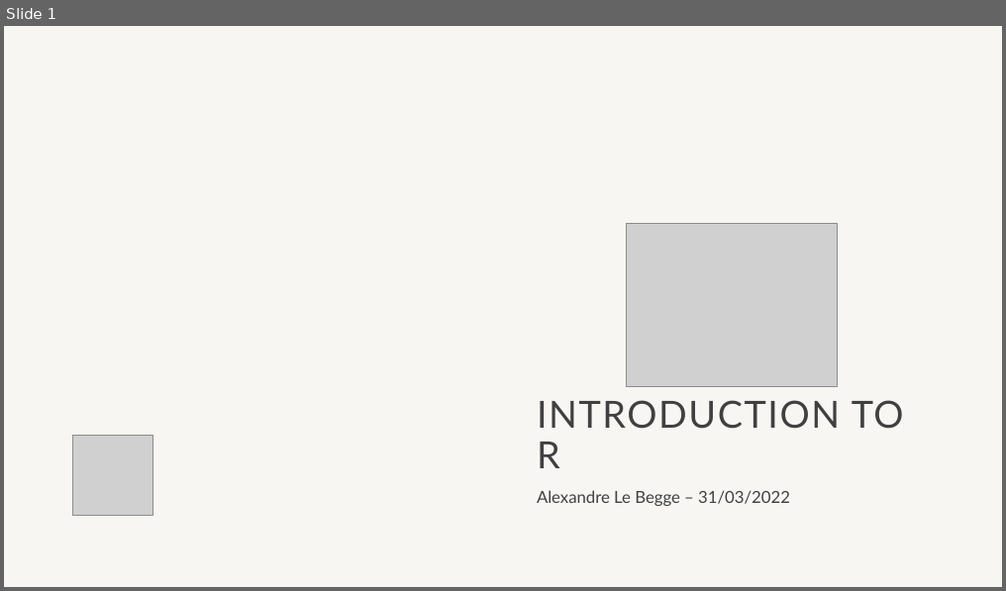
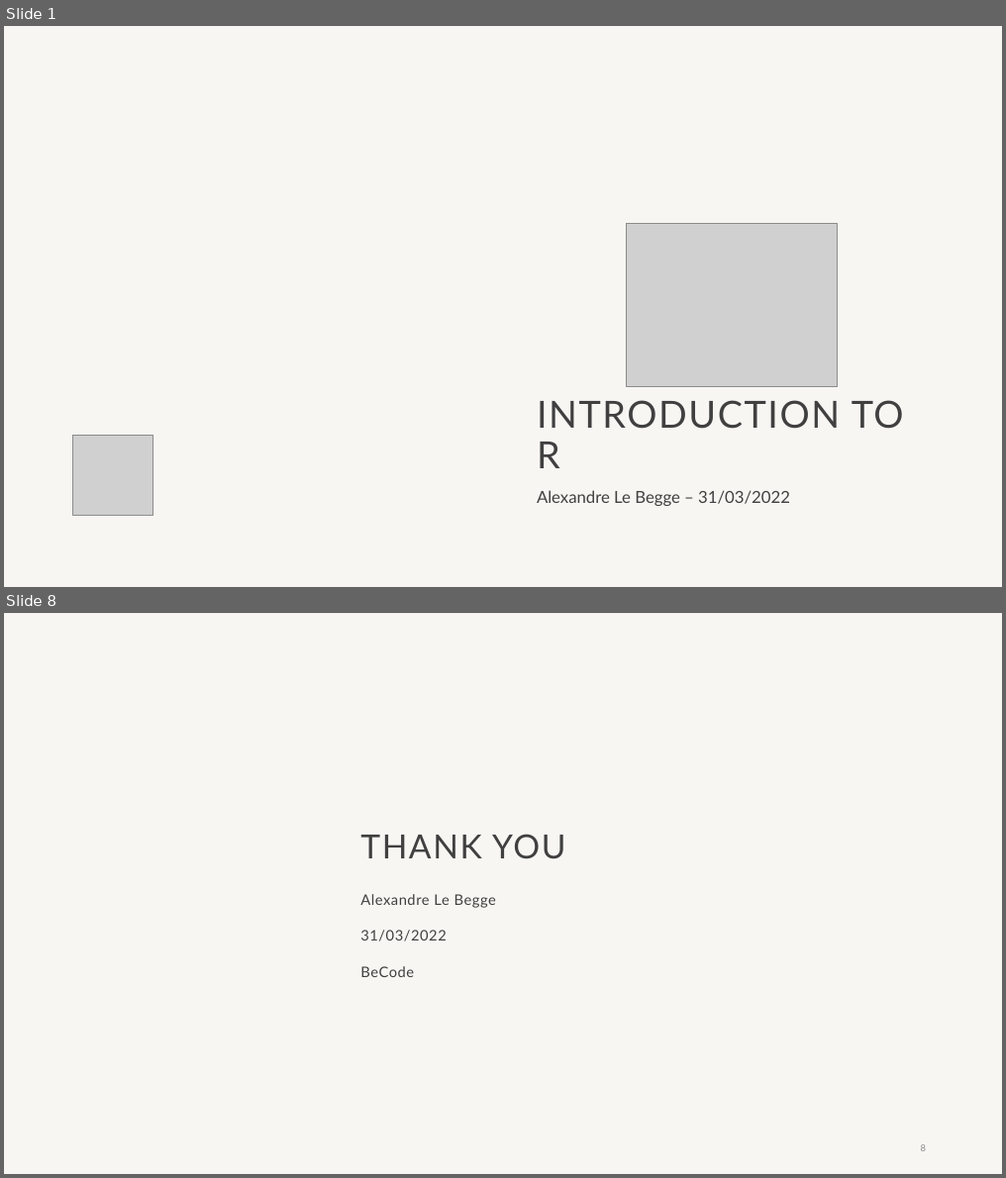
Before and after one commit to alebegge/techtalks, a slide deck: Intro_to_R.pptx. Shown one above the other, each under a label of ours: slide 1 before the commit, slides 1 and 8 after it; the slides between them are not shown. The pictures are 1006x591 and 1006x1178 pixels, drawn with LibreOffice and Linux fonts; fonts in the diff are those of the drawing; grey boxes stand for pictures; background and template pictures are left out. Boxes give left, top, right and bottom in pixels: in the first picture for what was removed or moved away, otherwise in the second. Text is boxed around its words. In the diff, an @@ line names an element or a change of style, - is before the commit and + after.

```diff
--- a/Intro_to_R.pptx
+++ b/Intro_to_R.pptx
@@ slide 8 added at <box>4,613,1002,1174</box>, background #F7F6F3 @@
@@ title added at <box>360,834,565,860</box>, 32 pt, text #404040 @@
+THANK YOU
@@ subtitle added at <box>360,894,496,977</box>, 14 pt, text #404040 @@
+Alexandre Le Begge
+31/03/2022
+BeCode
@@ page number added at <box>921,1145,926,1152</box>, 9 pt, text #8C8C8C @@
+8
```
Also in this commit, not shown: 4 slides changed, 2 other slides added, 16 slides removed.
